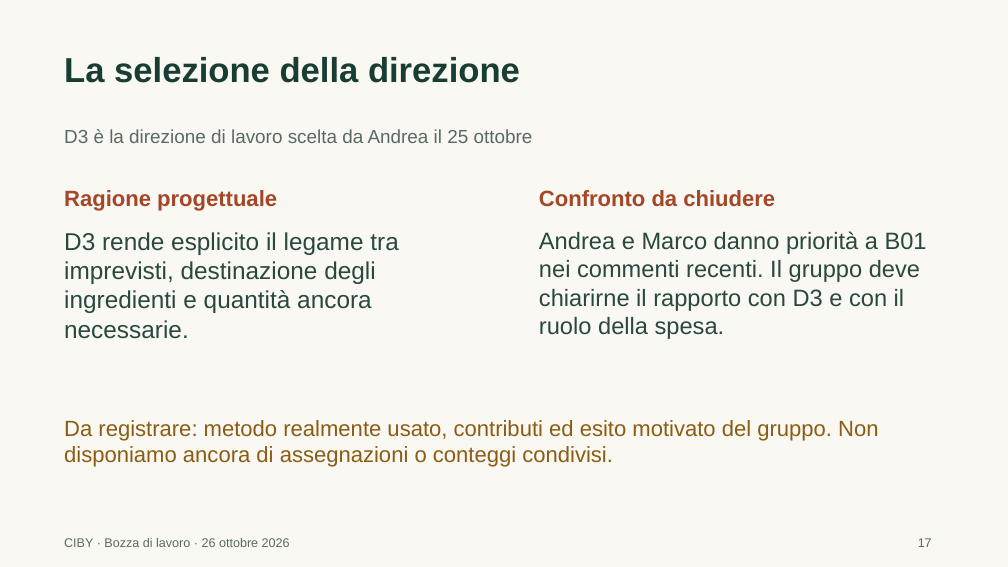
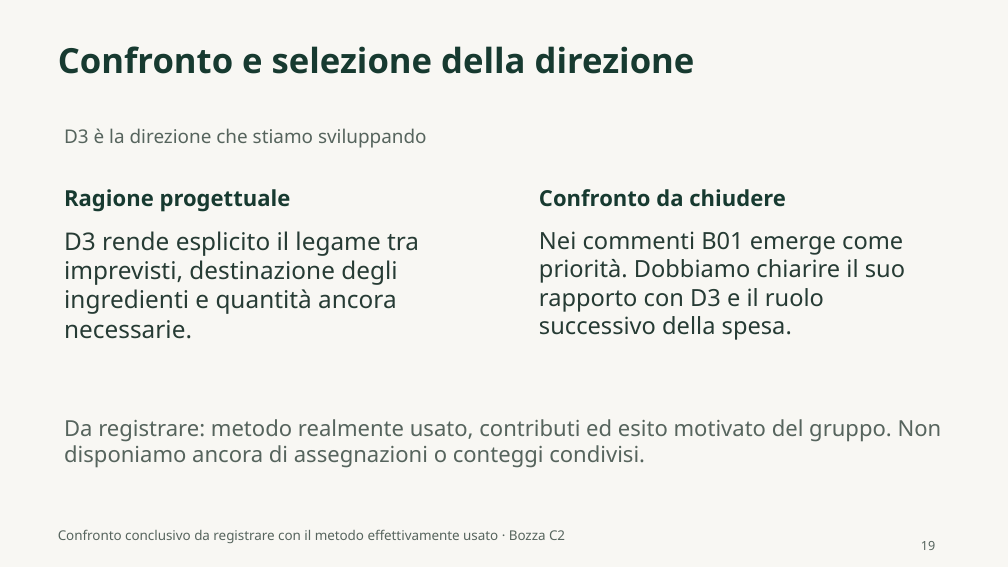
Before and after one commit to andremauroo/CIBY, a slide deck: slide 19 of C2/presentazione/bozza/CIBY-C2-bozza.pptx (slide 17 before the commit). Drawn at 1008x567 pixels with LibreOffice and Linux fonts; fonts in the diff are those of the drawing. Boxes give left, top, right and bottom in pixels: in the first picture for what was removed or moved away, otherwise in the second. Text is boxed around its words. In the diff, an @@ line names an element or a change of style, - is before the commit and + after.

Commit message:
C2: integra motivazione di CIBY, contributi e materiali di chiusura

```diff
--- a/C2/presentazione/bozza/CIBY-C2-bozza.pptx
+++ b/C2/presentazione/bozza/CIBY-C2-bozza.pptx
@@ background #FAF8F2 to #F8F7F3 @@
@@ text at box(58, 46, 695, 74): text changed; font Arial to Noto Sans; text colour #183D32 to #173A30 @@
-La selezione della direzione
+Confronto e selezione della direzione
@@ text at box(64, 128, 427, 148): text changed; font Arial to Noto Sans; text colour #586B62 to #56645D @@
-D3 è la direzione di lavoro scelta da Andrea il 25 ottobre
+D3 è la direzione che stiamo sviluppando
@@ text "Ragione progettuale" at box(64, 189, 291, 212): font Arial to Noto Sans, text colour #A44628 to #173A30 @@
@@ text "Confronto da chiudere" at box(539, 189, 786, 207): font Arial to Noto Sans, text colour #A44628 to #173A30 @@
@@ text "D3 rende esplicito il legame ..." at box(64, 231, 419, 339): font Arial to Noto Sans, text colour #29483E to #263B34 @@
@@ text at box(539, 231, 905, 340): text changed; font Arial to Noto Sans; text colour #29483E to #263B34 @@
-Andrea e Marco danno priorità a B01 nei commenti recenti. Il gruppo deve chiarirne il rapporto con D3 e con il ruolo della spesa.
+Nei commenti B01 emerge come priorità. Dobbiamo chiarire il suo rapporto con D3 e il ruolo successivo della spesa.
@@ text "Da registrare: metodo realmente usato, ..." at box(64, 419, 942, 468): font Arial to Noto Sans, text colour #8B5D14 to #56645D @@
@@ text added at box(58, 529, 565, 543), 12.8 pt, text #56645D @@
+Confronto conclusivo da registrare con il metodo effettivamente usato · Bozza C2
@@ text removed at box(64, 538, 290, 547) @@
-CIBY · Bozza di lavoro · 26 ottobre 2026
@@ text removed at box(918, 538, 932, 547) @@
-17
@@ text added at box(921, 541, 935, 550), 12 pt, text #56645D @@
+19
```
Also in this commit, not shown: 15 other slides changed, 10 slides added, 4 slides removed, 34 other files.
